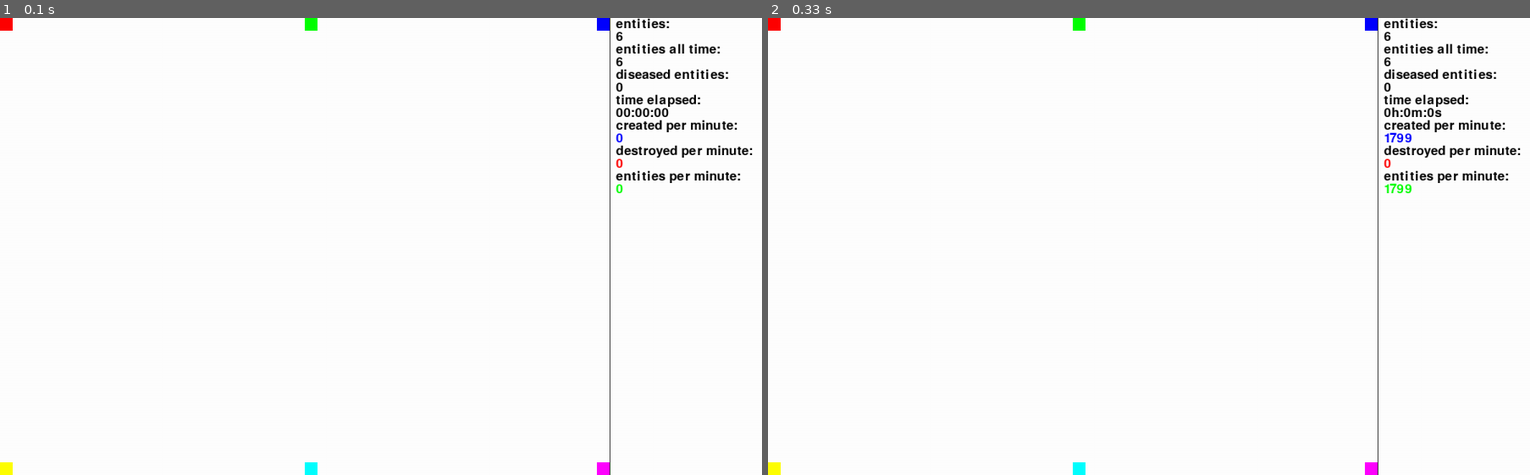
Above: before the commit, frames 1-2 (left to right).
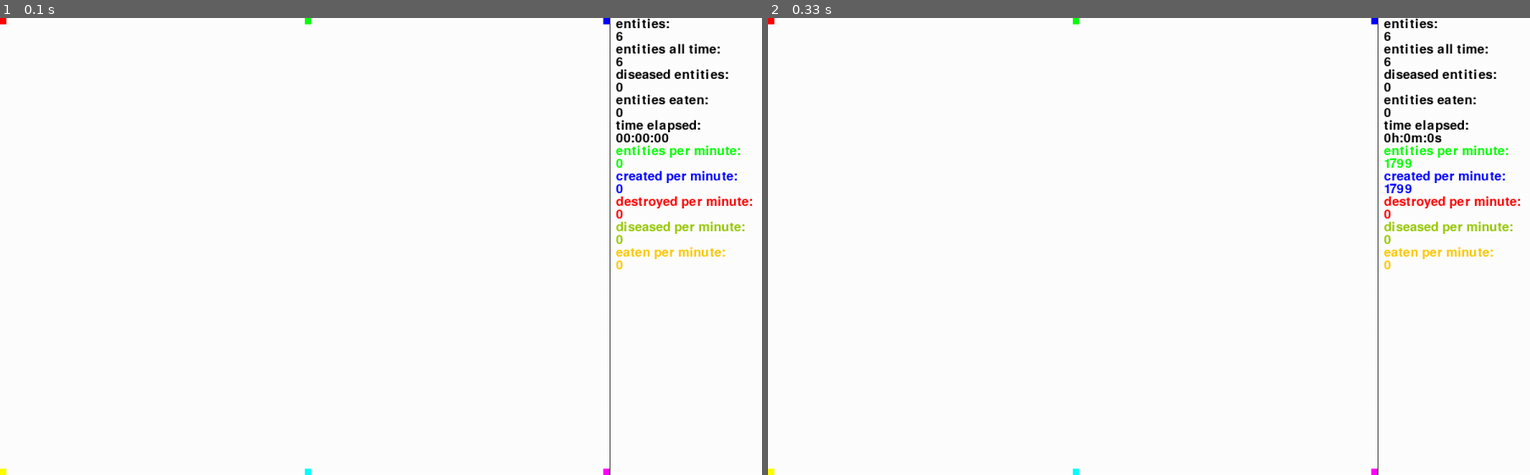
Above: after the commit, the same moments.

Repository: sbwhitt/pygame-life-simulation
Game: pygame game, started from main.py
Same seed, same stepped clock (60 frames per second), same inputs: the game is played once before the commit and once after it.
Inputs:
- Up to frame 1 (0.1 s): no input
- Up to frame 2 (0.33 s): no input

The runs differ from the first frame. In frame 1, 2.0% of the frame differs, in the area x 0-99%, y 0-100%; in frame 2, 2.1%.

Commit message:
refactor stats

Diff:
--- a/app.py
+++ b/app.py
@@ -28,8 +28,7 @@
 
     def on_init(self) -> None:
         pygame.event.set_allowed([pygame.QUIT, pygame.KEYDOWN, pygame.KEYUP])
-        self.metrics.create_tracker("created")
-        self.metrics.create_tracker("destroyed")
+        self._create_metrics()
         self._update_metrics()
         self.e_man.build_entities()
         self._running = True
@@ -79,36 +78,45 @@
     # helpers
     def _update_stats(self) -> None:
         self.stats.clear()
-        self.stats.add_line("entities: ")
-        self.stats.add_line(str(len(self.e_man.entities)))
-        self.stats.add_line("entities all time: ")
-        self.stats.add_line(str(self.e_man.created))
-        self.stats.add_line("diseased entities: ")
-        self.stats.add_line(
-            str(self.e_man.get_diseased_entities(self.e_man.entities)))
-        # self.stats.add_line("avg color")
-        # current_avg = self.e_man.find_avg_color()
-        # self.stats.add_line(str(current_avg), current_avg)
-        # self.stats.add_line("avg color all time")
-        # self.stats.add_line(str(self.e_man.avg_color), self.e_man.avg_color)
-        self.stats.add_line("time elapsed: ")
-        self.stats.add_line(self.metrics.get_time_elapsed())
-        self.stats.add_line("created per minute: ")
-        self.stats.add_line(
-            str(int(self.metrics.get_rate("created"))), color=colors.BLUE)
-        self.stats.add_line("destroyed per minute: ")
-        self.stats.add_line(
-            str(int(self.metrics.get_rate("destroyed"))), color=colors.RED)
-        self.stats.add_line("entities per minute: ")
-        self.stats.add_line(str(int(self.metrics.get_rate(
-            "created") - self.metrics.get_rate("destroyed"))), color=colors.GREEN)
+        self.stats.add_line("entities: ",
+                            str(len(self.e_man.entities)))
+        self.stats.add_line("entities all time: ",
+                            str(self.e_man.created))
+        self.stats.add_line("diseased entities: ",
+                            str(self.e_man.get_diseased_entities(self.e_man.entities)))
+        self.stats.add_line("entities eaten: ",
+                            str(self.e_man.eaten))
+        self.stats.add_line("time elapsed: ", self.metrics.get_time_elapsed())
+        self.stats.add_line("entities per minute: ",
+                            str(int(self.metrics.get_rate("created") - self.metrics.get_rate("destroyed"))),
+                            color=colors.GREEN)
+        self.stats.add_line("created per minute: ",
+                            str(int(self.metrics.get_rate("created"))),
+                            color=colors.BLUE)
+        self.stats.add_line("destroyed per minute: ",
+                            str(int(self.metrics.get_rate("destroyed"))),
+                            color=colors.RED)
+        self.stats.add_line("diseased per minute: ",
+                            str(int(self.metrics.get_rate("diseased"))),
+                            colors.BROWN)
+        self.stats.add_line("eaten per minute: ",
+                            str(int(self.metrics.get_rate("eaten"))),
+                            colors.ORANGE)
         self.stats.draw_lines()
         pygame.draw.line(self.screen, colors.BLACK,
                          (self.width, 0), (self.width, self.height))
 
+    def _create_metrics(self) -> None:
+        self.metrics.create_tracker("created")
+        self.metrics.create_tracker("destroyed")
+        self.metrics.create_tracker("diseased")
+        self.metrics.create_tracker("eaten")
+
     def _update_metrics(self) -> None:
         self.metrics.update("created", self.e_man.created)
         self.metrics.update("destroyed", self.e_man.destroyed)
+        self.metrics.update("diseased", self.e_man.diseased)
+        self.metrics.update("eaten", self.e_man.eaten)
 
     def _toggle_setting(self, setting: str) -> None:
         if settings.IN_GAME_SETTINGS[setting]:
--- a/colors.py
+++ b/colors.py
@@ -2,9 +2,14 @@
 
 WHITE = Color(255, 255, 255, 255)
 BLACK = (0, 0, 0)
+
 RED = Color(255, 0, 0, 255)
 GREEN = Color(0, 255, 0, 255)
 BLUE = Color(0, 0, 255, 255)
+
 YELLOW = Color(255, 255, 0, 255)
 CYAN = Color(0, 255, 255)
 MAGENTA = Color(255, 0, 255, 255)
+
+BROWN = Color(150, 200, 0, 255)
+ORANGE = Color(255, 200, 0, 255)
--- a/entity_manager.py
+++ b/entity_manager.py
@@ -15,6 +15,8 @@
         self.entities = []
         self.created = 0
         self.destroyed = 0
+        self.diseased = 0
+        self.eaten = 0
         self.dir_timer = 0
         self.move_timer = 0
         self.avg_color = pygame.Color(0, 0, 0)
@@ -106,6 +108,8 @@
         self.m.grid[e.loc].append(e)
         self.entities.append(e)
         self.created += 1
+        if e.diseased:
+            self.diseased += 1
         self.avg_color = self._tally_avg_color(
             self.find_avg_color())
 
@@ -132,6 +136,7 @@
         for e in collisions:
             if not e.diseased and not e.immune and random.randint(0, 1) == 1:
                 e.diseased = True
+                self.diseased += 1
 
     def _cannibalize(self, eater, collisions: list[Entity]) -> None:
         for c in collisions:
@@ -140,6 +145,7 @@
                 eater.age_limit += 1
                 eater.nourished = True
                 c.eaten = True
+                self.eaten += 1
                 self._remove_entity(c)
 
     def _handle_collisions(self, e: Entity) -> None:
--- a/settings.py
+++ b/settings.py
@@ -15,4 +15,4 @@
 IN_GAME_SETTINGS= {"MARK_DISEASED": 1, "LOGGING": 0}
 
 # must divide evenly into window height and width (5, 10, 20, 40...)
-ENT_WIDTH = 20
+ENT_WIDTH = 10
--- a/stats.py
+++ b/stats.py
@@ -13,14 +13,16 @@
         self.width = width
         self.lines = []
 
-    def add_line(self, content, color=colors.BLACK):
+    def add_line(self, title: str, value: str, color: pygame.Color = colors.BLACK) -> None:
         self.lines.append(pygame.font.Font.render(
-            self.font, content, True, color))
+            self.font, title, True, color))
+        self.lines.append(pygame.font.Font.render(
+            self.font, value, True, color))
 
-    def draw_lines(self):
+    def draw_lines(self) -> None:
         for i in range(len(self.lines)):
             self.screen.blit(
                 self.lines[i], (self.width+10, i*settings.FONT_SIZE))
 
-    def clear(self):
+    def clear(self) -> None:
         self.lines = []
